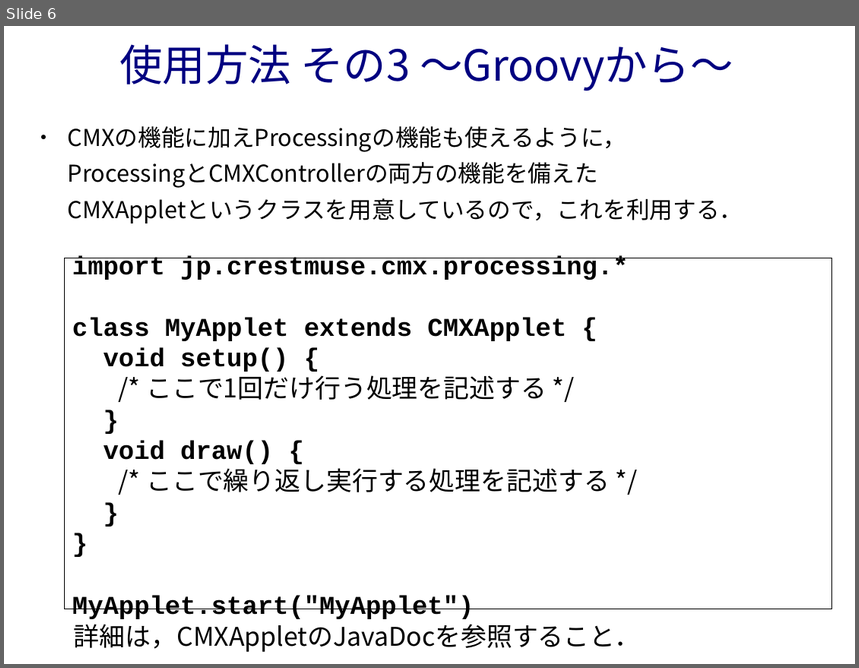
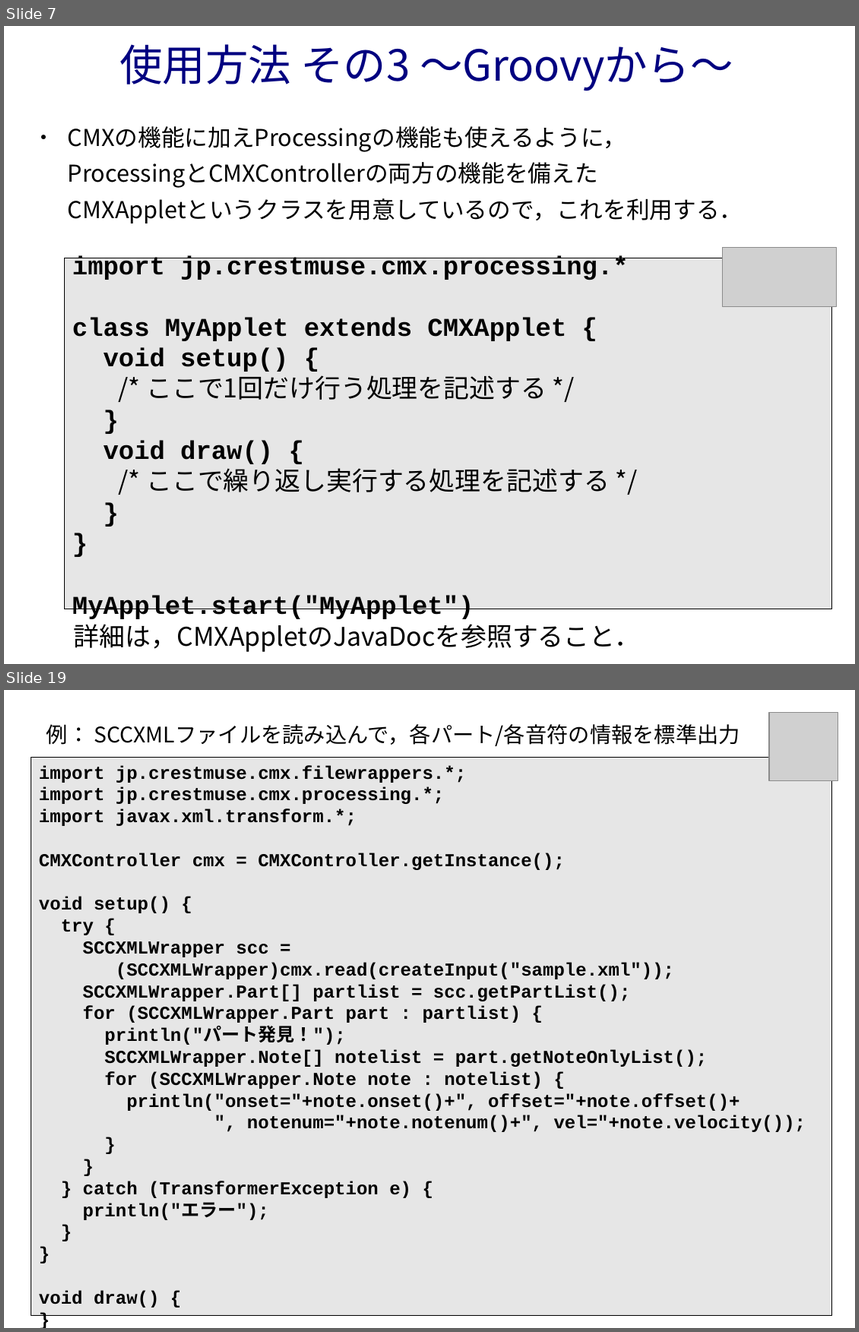
Before and after one commit to kitaharalab/cmx, a slide deck: readme.odp. Shown one above the other, each under a label of ours: slide 6 before the commit, slides 7 and 19 after it; the slides between them are not shown. The pictures are 859x668 and 859x1332 pixels, drawn with LibreOffice and Linux fonts; fonts in the diff are those of the drawing; grey boxes stand for pictures. Boxes give left, top, right and bottom in pixels: in the first picture for what was removed or moved away, otherwise in the second. Text is boxed around its words. In the diff, an @@ line names an element or a change of style, - is before the commit and + after.

```diff
--- a/readme.odp
+++ b/readme.odp
@@ slide 19 added at [4, 690, 855, 1328], background #FFFFFF @@
@@ text added at [47, 724, 740, 746], 20 pt, text #000000 @@
+例： SCCXMLファイルを読み込んで，各パート/各音符の情報を標準出力
@@ picture added at [769, 713, 838, 782] @@
@@ rectangle added at [31, 757, 832, 1316], fill #E6E6E6, outline #000000 0 pt, 17 pt, text #000000, bold @@
+import jp.crestmuse.cmx.filewrappers.*;
+import jp.crestmuse.cmx.processing.*;
+import javax.xml.transform.*;
+CMXController cmx = CMXController.getInstance();
+void setup() {
+try {
+SCCXMLWrapper scc =
+(SCCXMLWrapper)cmx.read(createInput("sample.xml"));
+SCCXMLWrapper.Part[] partlist = scc.getPartList();
+for (SCCXMLWrapper.Part part : partlist) {
+println("パート発見！");
+SCCXMLWrapper.Note[] notelist = part.getNoteOnlyList();
+for (SCCXMLWrapper.Note note : notelist) {
+println("onset="+note.onset()+", offset="+note.offset()+
+", notenum="+note.notenum()+", vel="+note.velocity());
+}
+}
+} catch (TransformerException e) {
+println("エラー");
+}
+}
+void draw() {
+}
@@ what was slide 6 is now slide 7 @@
@@ slide 7 changed as well @@
@@ picture added at [723, 248, 838, 307] @@
@@ rectangle "import jp.crestmuse.cmx.processing.*" at [65, 259, 833, 610]: fill none to #E6E6E6 @@
```
Also in this commit, not shown: 1 other slide changed, 12 other slides added, 9 other files.
